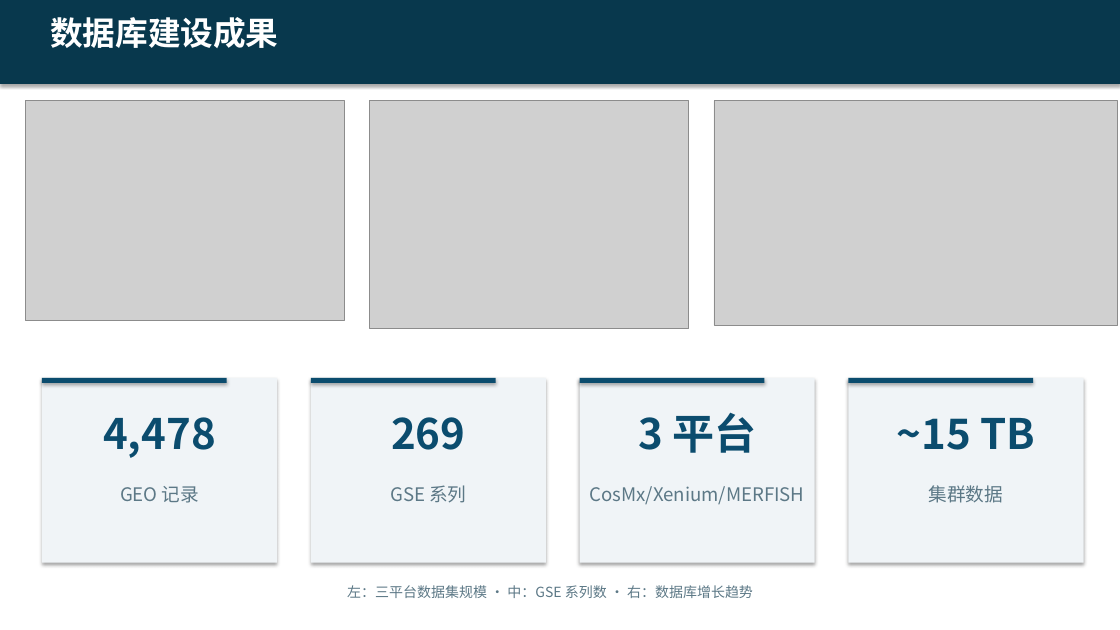
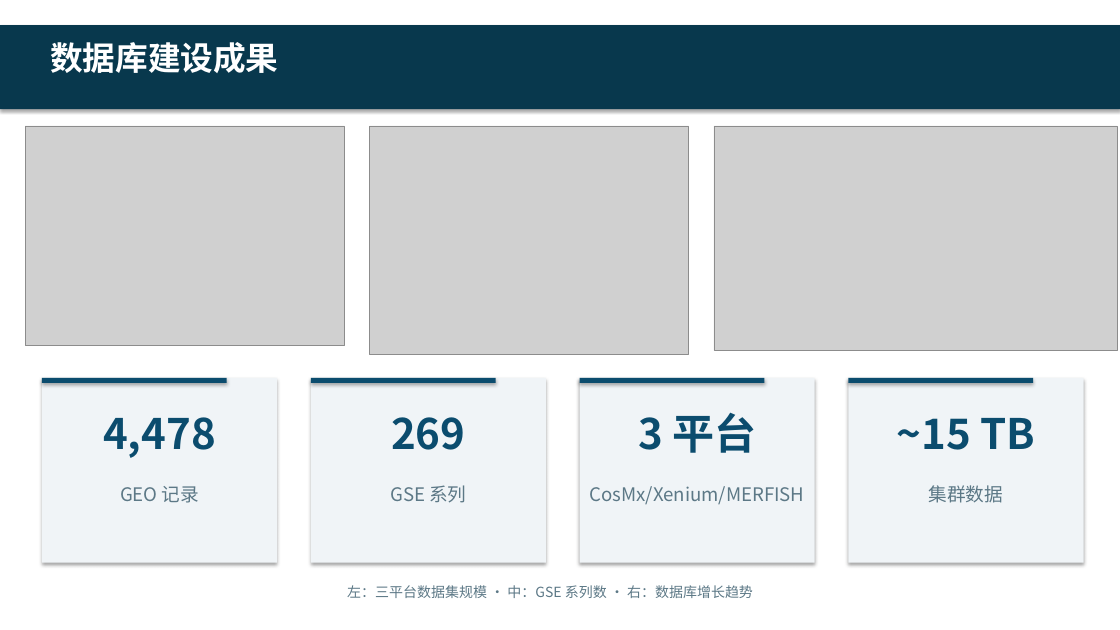
Before and after one commit to zf-li23/SubCellSpace, a slide deck: slide 5 of report/SubCellSpace_Presentation.pptx. Drawn at 1120x630 pixels with LibreOffice and Linux fonts; fonts in the diff are those of the drawing; grey boxes stand for pictures. Boxes give left, top, right and bottom in pixels: in the first picture for what was removed or moved away, otherwise in the second. Text is boxed around its words. In the diff, an @@ line names an element or a change of style, - is before the commit and + after.

Commit message:
fix: shift all slide headers and content down by 0.3in
- header() bar moved from y=0→1.0 to y=0.3→1.3
- All image Y positions: 1.2→1.5
- All text/rect Y positions: 1.3→1.6, 1.4→1.7
- Cover title unaffected

```diff
--- a/report/SubCellSpace_Presentation.pptx
+++ b/report/SubCellSpace_Presentation.pptx
@@ 3 pictures, 1 text, 1 rectangle: place and size @@
-3 pictures, 1 text, 1 rectangle at [0,0,1120,329]
+3 pictures, 1 text, 1 rectangle at [0,25,1120,354]
```
Also in this commit, not shown: 10 other slides changed, 3 other files.
